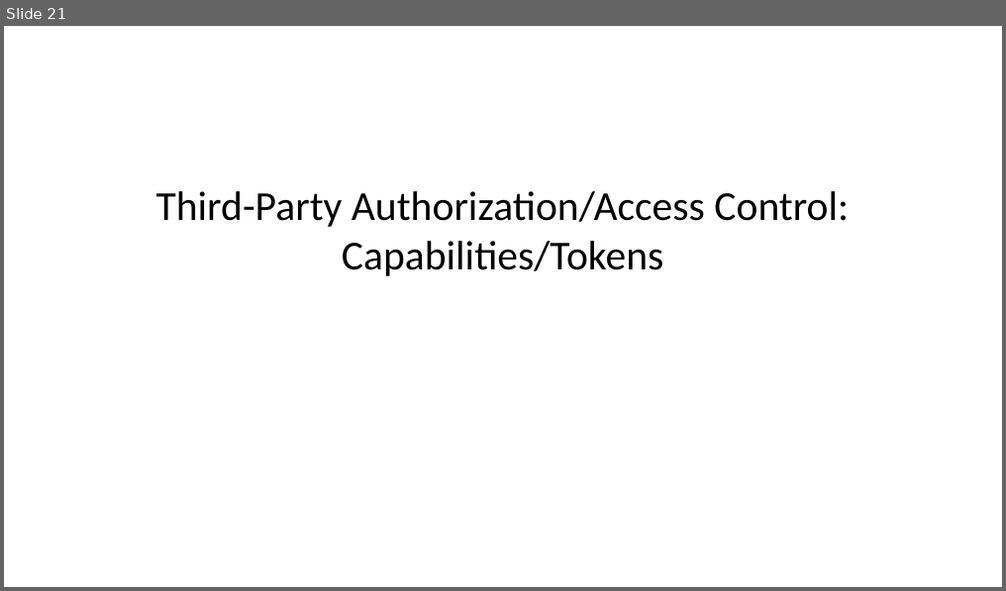
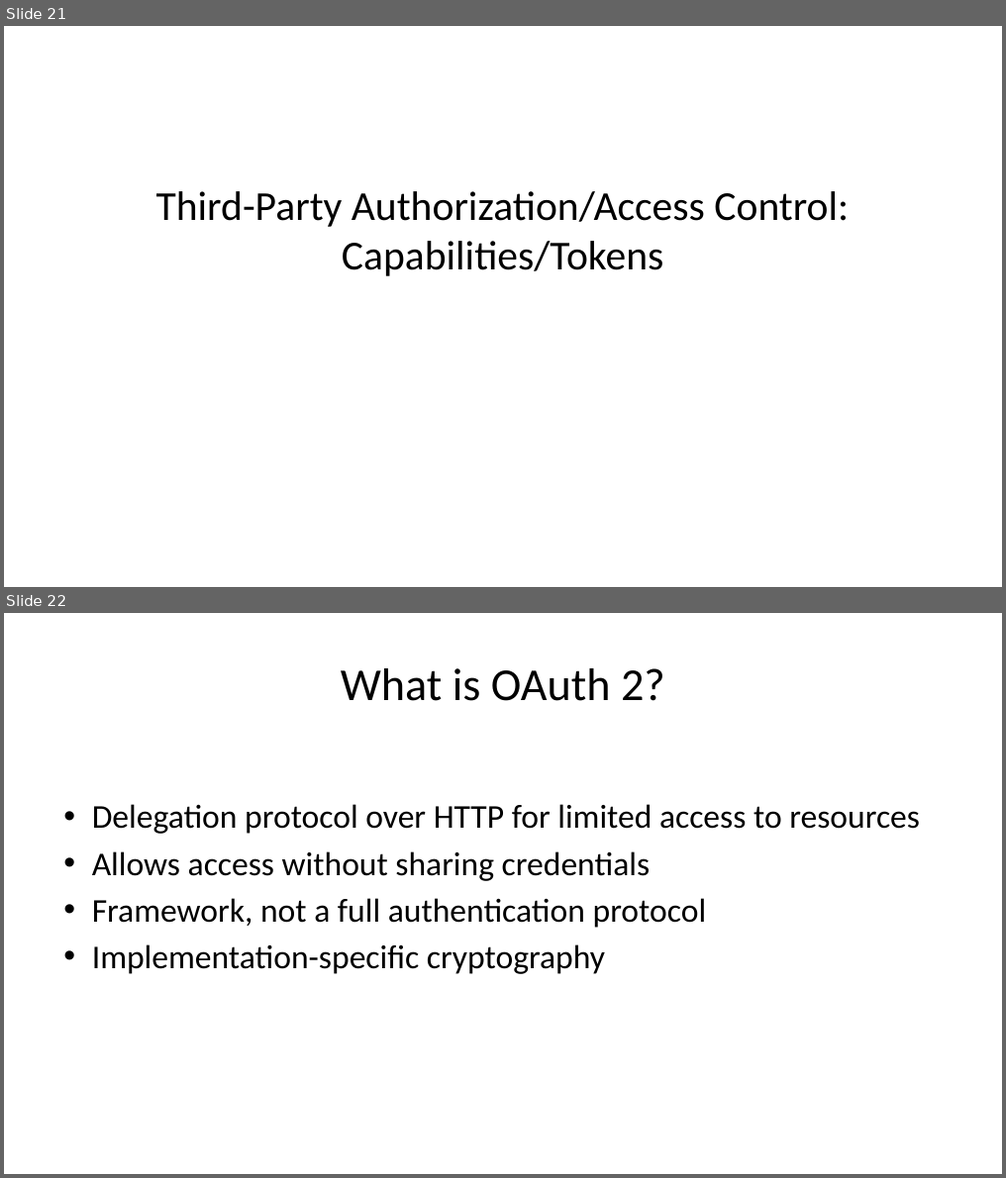
Before and after one commit to noise-lab/security-course, a slide deck: docs/slides/04-Authenticaation.pptx. Shown one above the other, each under a label of ours: slide 21 before the commit, slides 21 and 22 after it. The pictures are 1006x591 and 1006x1178 pixels, drawn with LibreOffice and Linux fonts; fonts in the diff are those of the drawing. Boxes give left, top, right and bottom in pixels: in the first picture for what was removed or moved away, otherwise in the second. Text is boxed around its words. In the diff, an @@ line names an element or a change of style, - is before the commit and + after.

Commit message:
push in some updated slides for OAuth, more detail.

```diff
--- a/docs/slides/04-Authenticaation.pptx
+++ b/docs/slides/04-Authenticaation.pptx
@@ slide 22 added at (x1=4, y1=613, x2=1002, y2=1174), background #FFFFFF @@
@@ title added at (x1=341, y1=668, x2=665, y2=701), 33 pt, text #000000 @@
+What is OAuth 2?
@@ text added at (x1=92, y1=804, x2=920, y2=974), 24 pt, text #000000 @@
+• Delegation protocol over HTTP for limited access to resources
+• Allows access without sharing credentials
+• Framework, not a full authentication protocol
+• Implementation-specific cryptography
```
Also in this commit, not shown: 9 other slides added, 1 other file.
